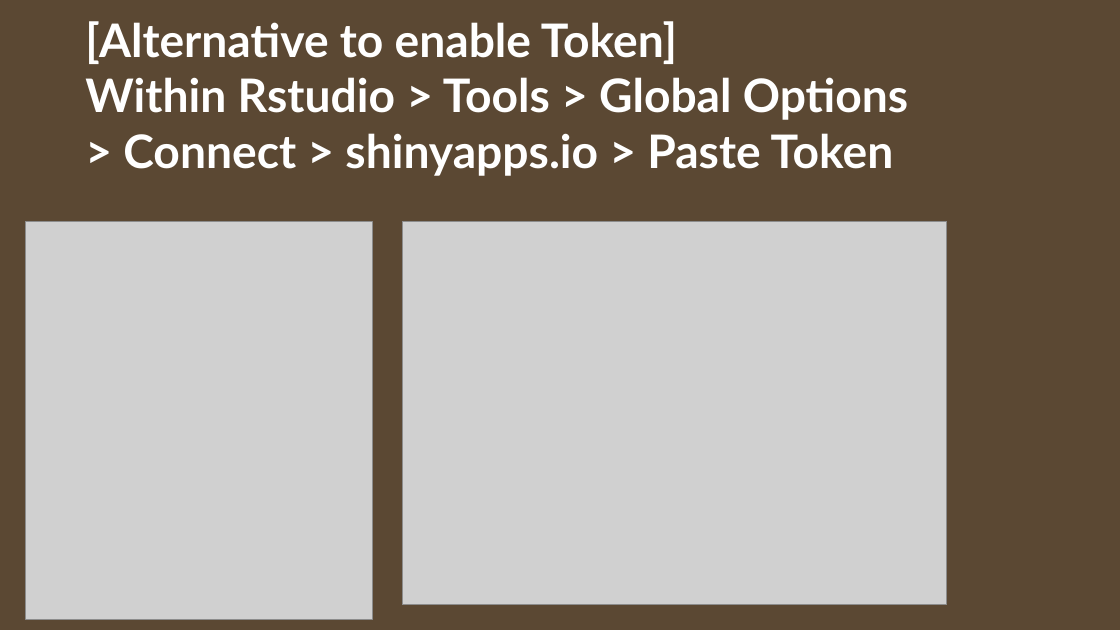
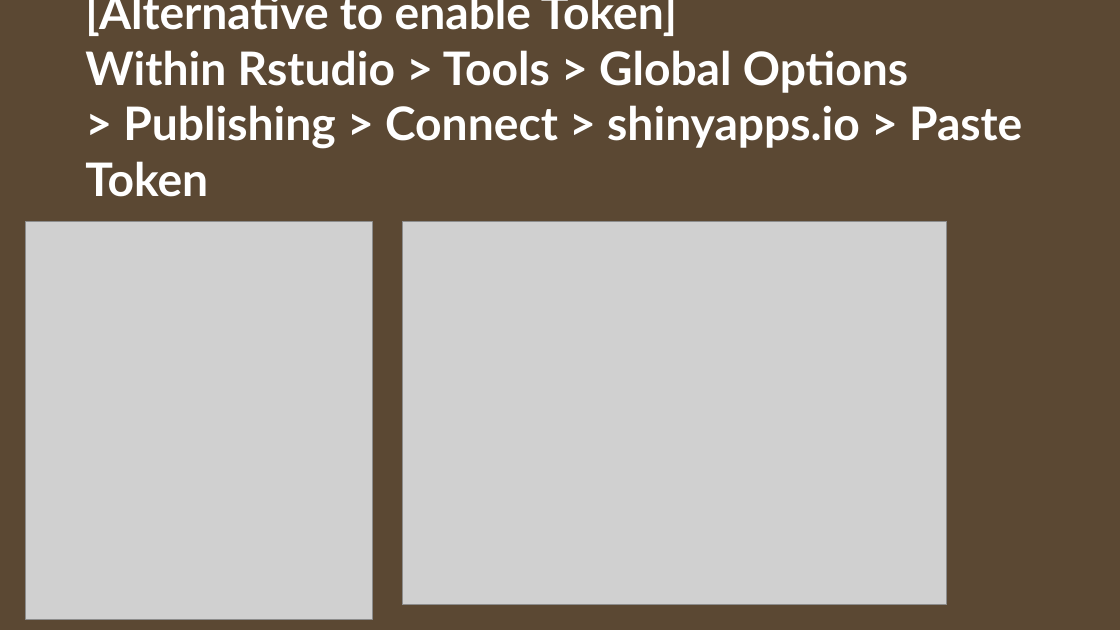
Before and after one commit to juschan/RShinyTraining, a slide deck: slide 7 of RShiny_Slides.pptx. Drawn at 1120x630 pixels with LibreOffice and Linux fonts; fonts in the diff are those of the drawing; grey boxes stand for pictures; background and template pictures are left out. Boxes give left, top, right and bottom in pixels: in the first picture for what was removed or moved away, otherwise in the second. Text is boxed around its words. In the diff, an @@ line names an element or a change of style, - is before the commit and + after.

```diff
--- a/RShiny_Slides.pptx
+++ b/RShiny_Slides.pptx
@@ title at (85, 0, 1022, 197): text changed @@
-[Alternative to enable Token]
-Within Rstudio > Tools > Global Options
-> Connect > shinyapps.io > Paste Token
+[Alternative to enable Token]
+Within Rstudio > Tools > Global Options
+> Publishing > Connect > shinyapps.io > Paste Token
```
Also in this commit, not shown: 2 other slides changed.
